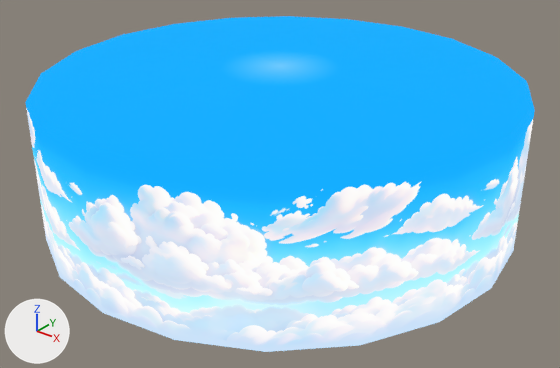
One commit to the glTF model assets/resources/models/sky.glb: the scene before it, then after it.
The view is the same before and after, from a 50 mm camera at (610.0, -763.0, 513.0) aimed at (16.0, -20.0, 53.0). Lighting does not change. The marker at lower left points along +X, +Y and +Z. The picture after the commit comes second.
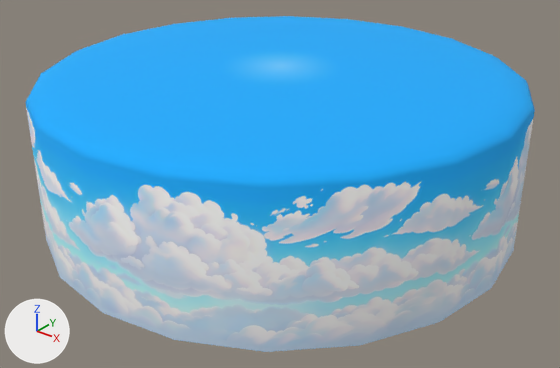
Where the change shows, as pixel boxes [x1, y1, x2, y2] in the pictures (560 x 368 px):
'Cylinder009', recoloured: [25, 16, 535, 352] in both

Edits to the bpy script that builds the scene:
```text
Change mat_sky_unlit:
    where n0 = _N.new('ShaderNodeBsdfPrincipled'); n0.name = 'Principled BSDF'
    remove n0.inputs[0].default_value = (0.0, 0.0, 0.0, 1.0)  # 'Base Color', black #000000
    remove n0.inputs[1].default_value = 1.0  # 'Metallic'
    remove n0.inputs[28].default_value = 1.0  # 'Emission Strength'
    where n2 = _N.new('ShaderNodeTexImage'); n2.name = 'Image Texture'
    remove _L.new(n2.outputs[0], n0.inputs[27])  # 'Color' to 'Emission Color'
    add _L.new(n2.outputs[0], n0.inputs[0])  # 'Color' to 'Base Color'
```
